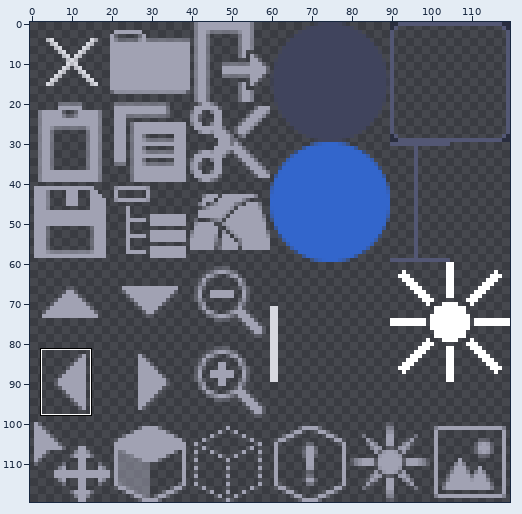
File history of a sprite sheet, src/dev/theskidster/mapeditor/assets/spr_icons.png. The first picture is a wide view before the edit; the outline marks the close-up.
Close-up. As it was:
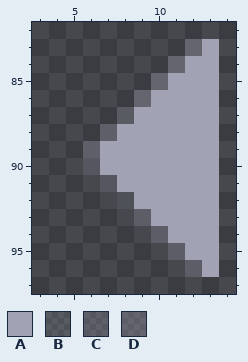
The file is 120x120 pixels. Pixels under 10% opacity are left out. Colours within 5 levels of each other are drawn and written as one. Shown: x 3..14, y 82..97. The commit also changed other parts of the picture, which this record leaves out.
Palette (. is transparent): A #a1a2b3  B #a1a2b335  C #a1a2b342  D #a1a2b353
Pixels before, first column x 6:
83 ......DA
84 .....DAA
85 ....DAAA
86 ...DAAAA
87 ..BAAAAA
88 .CAAAAAA
89 CAAAAAAA
90 CAAAAAAA
91 .CAAAAAA
92 ..BAAAAA
93 ...DAAAA
94 ....DAAA
95 .....DAA
96 ......DA
Now the later version:
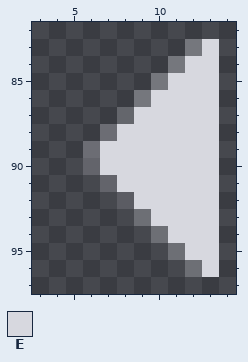
Colours new in this view: E #d7d8df
Change:
Colour B changes from #a1a2b335 to #d7d8df35.
Colour C changes from #a1a2b342 to #d7d8df42.
Colour D changes from #a1a2b353 to #d7d8df53.
The edit turns colour A into colour E in row 83 at x 13; in row 84 at x 12 to 13; in row 85 at x 11 to 13; in row 86 at x 10 to 13; in row 87 at x 9 to 13; in row 88 at x 8 to 13.
The edit turns colour A into colour E in rows 89 to 90 at x 7 to 13; in row 91 at x 8 to 13; in row 92 at x 9 to 13; in row 93 at x 10 to 13; in row 94 at x 11 to 13; in row 95 at x 12 to 13.
The edit turns colour A into colour E in row 96 at x 13.
